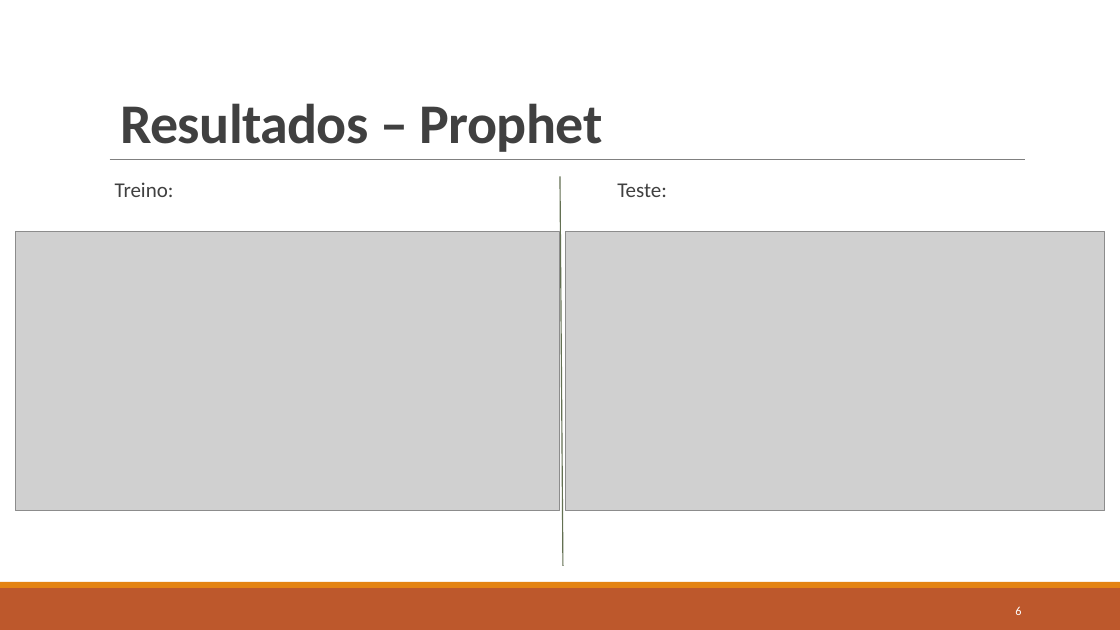
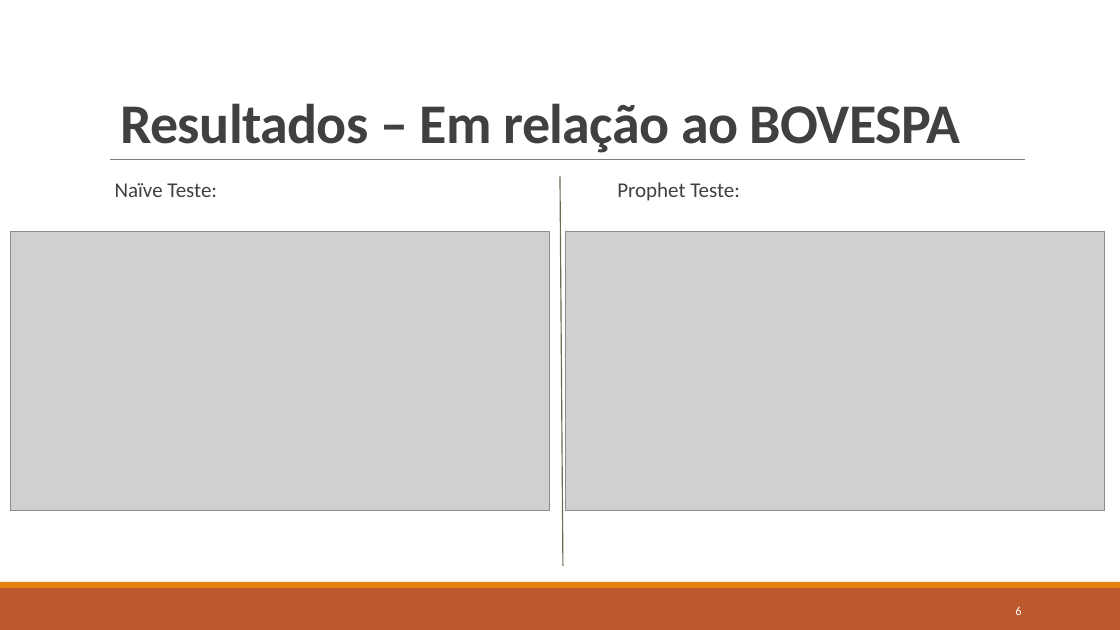
Before and after one commit to MathNog/Genetic-Algorithm-Project, a slide deck: slide 6 of presentation/Genetic Algorithm Portfolio Optimization with Stock Return Comparison.pptx. Drawn at 1120x630 pixels with LibreOffice and Linux fonts; fonts in the diff are those of the drawing; grey boxes stand for pictures. Boxes give left, top, right and bottom in pixels: in the first picture for what was removed or moved away, otherwise in the second. Text is boxed around its words. In the diff, an @@ line names an element or a change of style, - is before the commit and + after.

```diff
--- a/presentation/Genetic Algorithm Portfolio Optimization with Stock Return Comparison.pptx
+++ b/presentation/Genetic Algorithm Portfolio Optimization with Stock Return Comparison.pptx
@@ title at (x1=120, y1=103, x2=961, y2=153): text changed @@
-Resultados – Prophet
+Resultados – Em relação ao BOVESPA
@@ text at (x1=115, y1=183, x2=217, y2=197): text changed @@
-  Treino:
+  Naïve Teste:
@@ text at (x1=617, y1=182, x2=740, y2=201): text changed @@
-  Teste:
+  Prophet Teste:
@@ picture resized from (x1=15, y1=231, x2=560, y2=511) to (x1=10, y1=231, x2=549, y2=511) @@
```
Also in this commit, not shown: 4 other slides changed, 17 other files.
